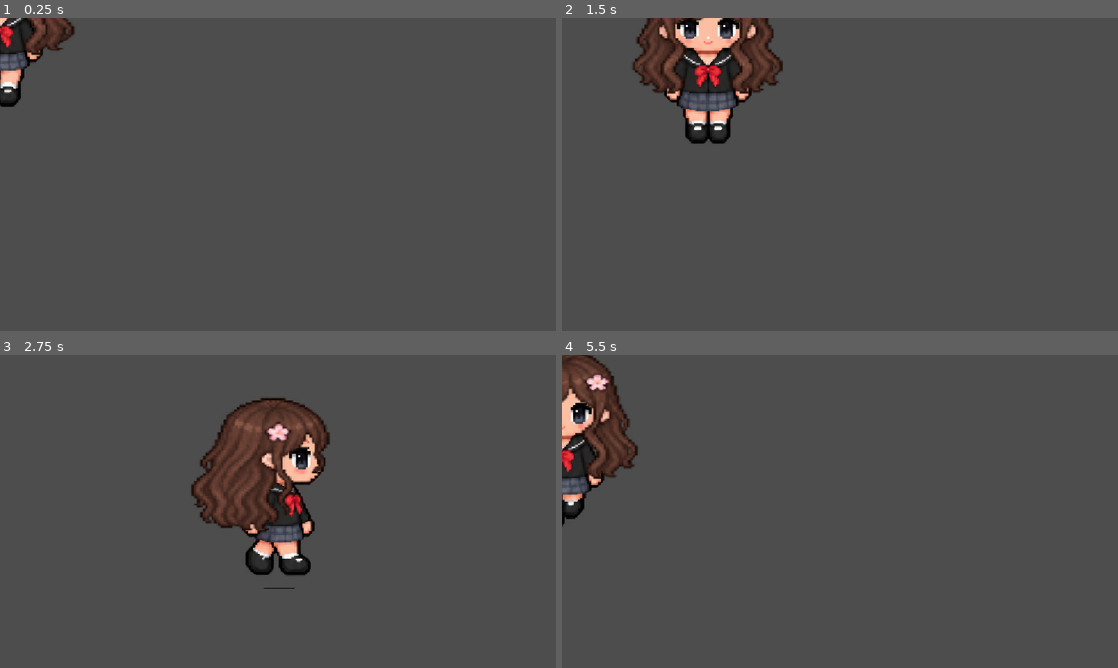
Above: before the commit, frames 1-4 (two rows, left to right).
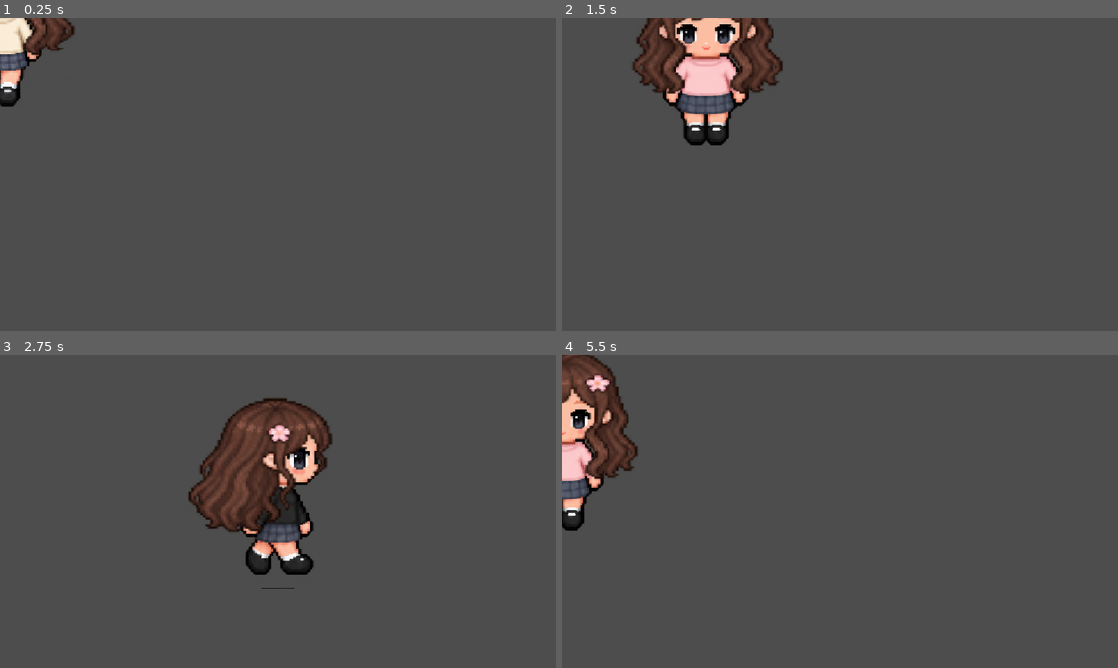
Above: after the commit, the same moments.

Repository: Yina-programmer/VideojuegoRPG
Game: Godot game, scene res://scenes/player/player.tscn
The game is run twice, just before and just after one commit, with the same random seed, the same clock (stepped at 60 frames per second) and the same inputs.
Inputs:
- Up to frame 1 (0.25 s): no input
- Up to frame 2 (1.5 s): tap Enter at 0.5 s; hold D (MoveRight) 0.53-1.28 s; tap 1 at 0.6 s; tap 2 at 0.8, 1.35 s; hold S (MoveDown) from 1.28 s (still down)
- Up to frame 3 (2.75 s): tap 3 at 1.55, 2.1 s; release S (MoveDown) at 2.03 s; hold D (MoveRight) from 2.03 s (still down); tap 4 at 2.3 s
- Up to frame 4 (5.5 s): release D (MoveRight) at 2.78 s; hold W (MoveUp) 2.78-3.53 s; tap 4 at 2.85 s; tap 5 at 3.05, 3.6 s; hold A (MoveLeft) 3.53-5.03 s; tap 6 at 3.8, 4.35 s; tap 1 at 4.55, 5.1 s; hold S (MoveDown) from 5.03 s (still down); tap 2 at 5.3 s

The runs differ from the first frame. In frame 1, 0.7% of the frame differs, in the area x 0-8%, y 0-29%; in frame 2, 2.6%; in frame 3, 3.2%, in the area x 33-60%, y 13-75%; in frame 4, 2.1%.

Commit message:
Actualiza jugador para usar outfit original

Diff:
--- a/scenes/player/player.tscn
+++ b/scenes/player/player.tscn
@@ -1,7 +1,7 @@
 [gd_scene format=3 uid="uid://ca38sdhdt350"]
 
 [ext_resource type="Script" uid="uid://c46c24r1pudki" path="res://scripts/player/player.gd" id="1_gmlin"]
-[ext_resource type="SpriteFrames" uid="uid://cgjdqt5st7r76" path="res://assets/player/outfits/outfit_negro_mono_frames.tres" id="2_gmlin"]
+[ext_resource type="SpriteFrames" uid="uid://c7jl1gqh4qpcp" path="res://assets/player/outfits/outfit_original_frames.tres" id="2_gmlin"]
 [ext_resource type="Texture2D" uid="uid://cdireyqaof27f" path="res://assets/player/hair/cabello_marron_concorde_personaje.png" id="3_p47bc"]
 
 [sub_resource type="AtlasTexture" id="AtlasTexture_pyv6t"]
--- a/scripts/player/player.gd
+++ b/scripts/player/player.gd
@@ -10,6 +10,17 @@
 
 var speed = 400.0
 var lastDirection = "down"
+
+var outfits = {
+	"original": preload("res://assets/player/outfits/outfit_original_frames.tres"),
+	"rosa": preload("res://assets/player/outfits/outfit_rosa_frames.tres"),
+	"azul": preload("res://assets/player/outfits/outfit_azul_frames.tres"),
+	"negro": preload("res://assets/player/outfits/outfit_negro_frames.tres"),
+	"blanco_mono": preload("res://assets/player/outfits/outfit_blanco_mono_frames.tres"),
+	"negro_mono": preload("res://assets/player/outfits/outfit_negro_mono_frames.tres")
+}
+
+var outfit_actual: String = "original"
 
 func _process(_delta):
 	var cuerpo = get_node_or_null("visual/body")
@@ -47,7 +58,6 @@
 			up.frame = cuerpo.frame
 			up.visible = true
 
-
 func _physics_process(_delta):
 	getInput()
 	move_and_slide()
@@ -77,3 +87,35 @@
 
 func updateAnimation (state):
 	body.play(state + "_" + lastDirection)
+func cambiar_outfit(nombre: String):
+	if not outfits.has(nombre):
+		print("No existe el outfit: ", nombre)
+		return
+
+	body.sprite_frames = outfits[nombre]
+	outfit_actual = nombre
+
+	print("Outfit cambiado a: ", outfit_actual)
+	print("Recurso: ", body.sprite_frames.resource_path)
+
+	body.play("walk_" + lastDirection)
+func _unhandled_key_input(event):
+	if event is InputEventKey and event.pressed and not event.echo:
+		match event.physical_keycode:
+			KEY_1, KEY_KP_1:
+				cambiar_outfit("original")
+
+			KEY_2, KEY_KP_2:
+				cambiar_outfit("rosa")
+
+			KEY_3, KEY_KP_3:
+				cambiar_outfit("azul")
+
+			KEY_4, KEY_KP_4:
+				cambiar_outfit("negro")
+
+			KEY_5, KEY_KP_5:
+				cambiar_outfit("blanco_mono")
+
+			KEY_6, KEY_KP_6:
+				cambiar_outfit("negro_mono")
Renamed: assets/player/outfits/new_sprite_frames.tres -> assets/player/outfits/outfit_original_frames.tres
